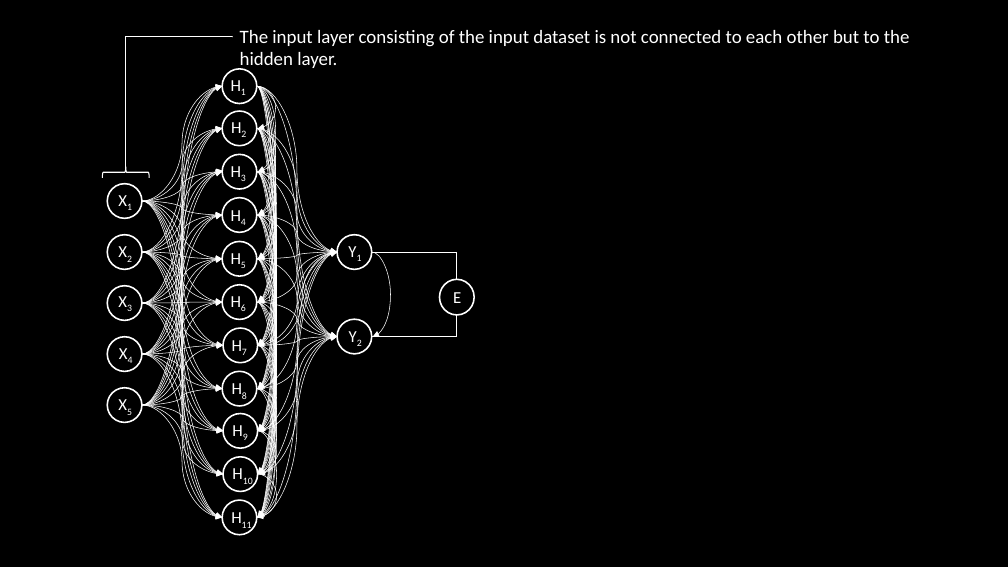
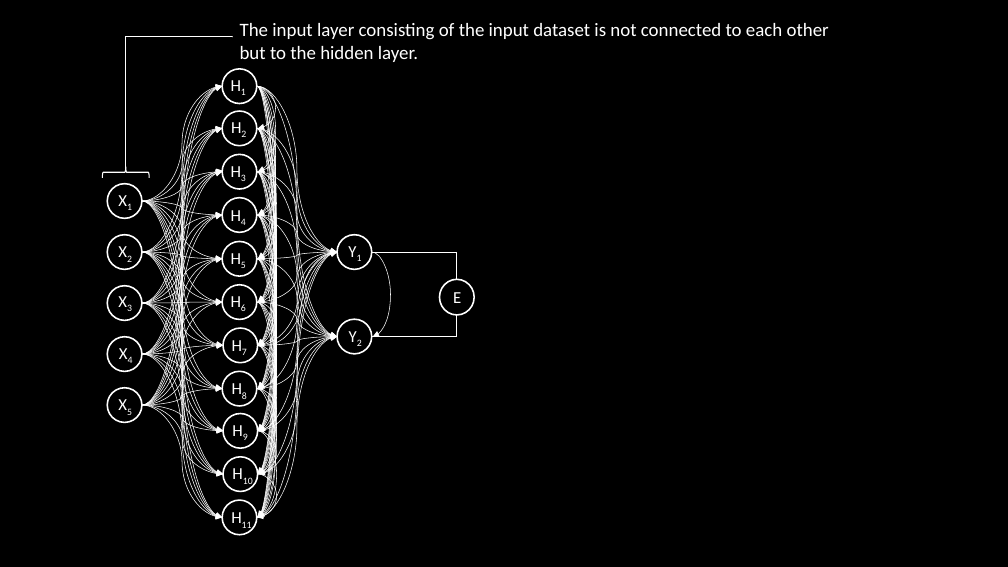
Before and after one commit to minseok127/paper_reviews, a slide deck: slide 11 of deep_learning/backpropagation through time.pptx. Drawn at 1008x567 pixels with LibreOffice and Linux fonts; fonts in the diff are those of the drawing. Boxes give left, top, right and bottom in pixels: in the first picture for what was removed or moved away, otherwise in the second. Text is boxed around its words. In the diff, an @@ line names an element or a change of style, - is before the commit and + after.

```diff
--- a/deep_learning/backpropagation through time.pptx
+++ b/deep_learning/backpropagation through time.pptx
@@ text "The input layer consisting of ..." rewrapped from (240,30,910,71) to (240,23,829,62) @@
```
Also in this commit, not shown: 16 other slides changed, 1 other file.
